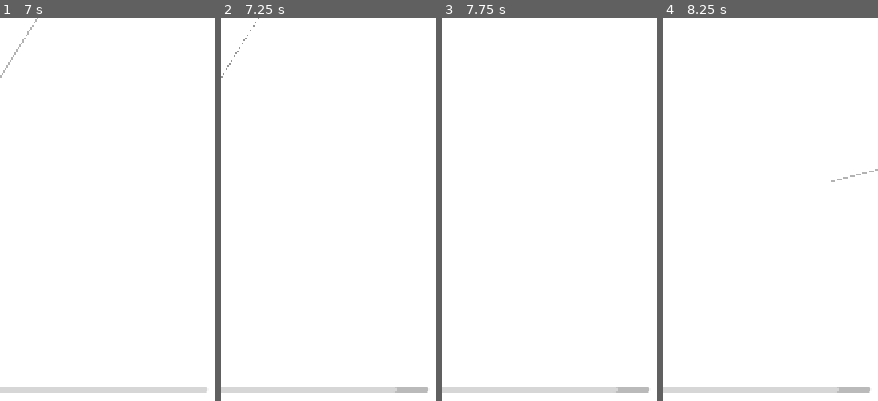
Above: before the commit, frames 1-4 (left to right).
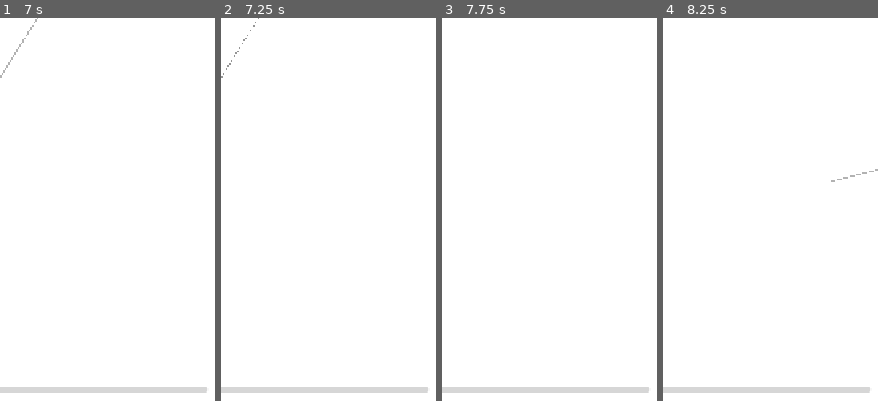
Above: after the commit, the same moments.

Repository: christian759/cutline
Game: Godot game, scene res://scenes/home_screen.tscn
Two runs of this game, one before a commit and one after it. Both use one fixed random seed, a clock stepped at 60 frames per second and the inputs below.
Inputs (mouse positions are % of the whole screen's width and height, from its top left):
- Up to frame 1 (7 s): click "PLAY" at 0.5 s; move the mouse to (42, 71) at 1.27 s; click (42, 71) at 1.42 s; drag from (79, 66) to (42, 71) at 2.02 s; move the mouse to (16, 35) at 2.77 s; click (16, 35) at 2.92 s; drag from (53, 50) to (16, 35) at 3.52 s; move the mouse to (32, 24) at 4.27 s; click (32, 24) at 4.42 s; drag from (71, 45) to (32, 24) at 5.02 s; move the mouse to (27, 55) at 5.77 s; click (27, 55) at 5.92 s; drag from (58, 27) to (27, 55) at 6.52 s
- Up to frame 2 (7.25 s): no input
- Up to frame 3 (7.75 s): move the mouse to (42, 71) at 7.27 s; click (42, 71) at 7.42 s
- Up to frame 4 (8.25 s): drag from (79, 66) to (42, 71) at 8.02 s
The pictures show only the part of the screen within x 28-78%, y 46-96%; the shares and areas given below are measured in that part.

Frame 1 is identical in both runs. In frame 2, 0.2% of the frame differs, in the area x 80-97%, y 96-98%; in frame 3, 0.2%; in frame 4, 0.2%.

Commit message:
feat: Implement core polygon cutting game mechanics, including geometry utilities, ball physics, and level progression.

Diff:
--- /dev/null
+++ b/scripts/ball.gd
@@ -0,0 +1,40 @@
+extends Node2D
+
+var velocity := Vector2.ZERO
+var radius := 10.0
+var color := Color.BLACK
+
+# Reference to the polygon it must stay inside
+var parent_polygon: PackedVector2Array
+
+func setup(poly: PackedVector2Array, vel: Vector2, r: float):
+	parent_polygon = poly
+	velocity = vel
+	radius = r
+	queue_redraw()
+
+func _draw():
+	draw_circle(Vector2.ZERO, radius, color)
+	# Add a subtle glow/pulse as requested
+	draw_circle(Vector2.ZERO, radius + 2, Color(color.r, color.g, color.b, 0.3))
+
+func _process(delta):
+	var next_pos = position + velocity * delta
+
+	# Simple bounce logic: if next position is outside, reverse velocity
+	# In a real game, you'd want proper collision response, but for "inside a polygon"
+	# we can check if the point is still inside.
+	if not GeometryUtils.is_point_in_polygon(next_pos, parent_polygon):
+		# Find the approximate normal of the edge we hit (simplified)
+		# Or just reverse direction for now as a "chaotic" movement
+		velocity = - velocity.rotated(randf_range(-0.5, 0.5))
+	else:
+		position = next_pos
+
+func update_polygon(poly: PackedVector2Array):
+	parent_polygon = poly
+	# If we somehow end up outside after a cut, snap to center or nearest point
+	if not GeometryUtils.is_point_in_polygon(position, parent_polygon):
+		# Fallback: move toward the centroid of the polygon
+		# Simplified: just reverse and move back
+		velocity = - velocity
--- a/scripts/game.gd
+++ b/scripts/game.gd
@@ -1,8 +1,9 @@
 extends Node2D
 
-const GeometryUtils = preload("res://scripts/geometry_utils.gd")
+# No need for explicit preload if class_name is used
 
 @export var shape_scene: PackedScene
+@export var ball_scene: PackedScene
 @onready var shape_container = $ShapeContainer
 @onready var cut_line_visual = $CanvasLayer/CutLineVisual
 @onready var progress_bar = $CanvasLayer/HUD/ProgressBar
@@ -58,6 +59,14 @@
 
 	update_hud()
 	level_label.text = "LEVEL " + str(current_level)
+	level_label.modulate = Color.WHITE
+
+	# Spawn Balls (§4 & §7)
+	if current_level >= 6:
+		var ball_count = 1 + int((current_level - 1) / 5.0)
+		for i in range(ball_count):
+			var ball_vel = Vector2(randf_range(-1, 1), randf_range(-1, 1)).normalized() * (80.0 + current_level * 10)
+			current_shape.add_ball(ball_scene, ball_vel, 12.0)
 
 func generate_random_polygon(sides: int, radius: float) -> PackedVector2Array:
 	var points = PackedVector2Array()
@@ -71,30 +80,34 @@
 func _input(event):
 	if game_over: return
 
-	if event is InputEventMouseButton:
-		if event.button_index == MOUSE_BUTTON_LEFT:
-			if event.pressed:
-				is_dragging = true
-				drag_start = event.position
-				cut_line_visual.points = PackedVector2Array([drag_start, drag_start])
-				cut_line_visual.visible = true
-			else:
-				if is_dragging:
-					is_dragging = false
-					cut_line_visual.visible = false
-					perform_cut(drag_start, event.position)
-
-	elif event is InputEventMouseMotion and is_dragging:
+	# Mobile-Compatible Slicing (§2)
+	if event is InputEventScreenTouch or (event is InputEventMouseButton and event.button_index == MOUSE_BUTTON_LEFT):
+		if event.pressed:
+			is_dragging = true
+			drag_start = event.position
+			cut_line_visual.points = PackedVector2Array([drag_start, drag_start])
+			cut_line_visual.visible = true
+		else:
+			if is_dragging:
+				is_dragging = false
+				cut_line_visual.visible = false
+				perform_cut(drag_start, event.position)
+
+	elif (event is InputEventScreenDrag or event is InputEventMouseMotion) and is_dragging:
 		cut_line_visual.points = PackedVector2Array([drag_start, event.position])
 
 func perform_cut(start: Vector2, end: Vector2):
-	if start.distance_to(end) < 40: return
-
-	if current_shape and current_shape.apply_slice(start, end):
+	if start.distance_to(end) < 60: return # Minimum swipe length (§2)
+
+	var result = current_shape.apply_slice(start, end)
+
+	if result == current_shape.CutResult.SUCCESS:
 		spawn_cut_fx(start, end)
 		check_progress()
+	elif result == current_shape.CutResult.HIT_BALL:
+		fail_game("HIT BALL!")
 	else:
-		shake_screen(5.0) # Feedback for missing the shape
+		shake_screen(5.0)
 
 func check_progress():
 	var current_area = current_shape.get_area()
@@ -111,17 +124,37 @@
 	var current_area = current_shape.get_area()
 	var current_ratio = current_area / initial_area
 
-	# Current Progress
-	var tween = create_tween()
-	tween.tween_property(progress_bar, "value", current_ratio * 100.0, 0.2).set_trans(Tween.TRANS_CUBIC)
+	# HUD visual intensity (§1)
+	var diff = abs(current_ratio - target_ratio)
+	if diff < 0.05:
+		progress_bar.modulate = Color.ORANGE
+	elif diff < 0.02:
+		progress_bar.modulate = Color.RED
+	else:
+		progress_bar.modulate = Color.WHITE
 
 	# Target Marker position on bar
 	target_marker.anchor_left = target_ratio
 	target_marker.anchor_right = target_ratio
 
+func calculate_stars(precision: float) -> int:
+	if precision <= 0.03: return 3
+	if precision <= 0.07: return 2
+	return 1
+
 func complete_level():
 	game_over = true
-	current_score += current_level * 100
+	var current_area = current_shape.get_area()
+	var current_ratio = current_area / initial_area
+	var precision = abs(current_ratio - target_ratio)
+	var stars = calculate_stars(precision)
+
+	var star_text = ""
+	for i in range(stars): star_text += "⭐"
+	level_label.text = star_text
+	level_label.modulate = Color.YELLOW
+
+	current_score += stars * current_level * 100
 	score_label.text = str(current_score)
 
 	# Success flash
@@ -135,7 +168,7 @@
 	tween.finished.connect(flash.queue_free)
 
 	current_level += 1
-	await get_tree().create_timer(0.5).timeout
+	await get_tree().create_timer(1.0).timeout
 	start_level()
 
 func fail_game(reason: String):
--- a/scripts/game_shape.gd
+++ b/scripts/game_shape.gd
@@ -1,6 +1,6 @@
 extends Node2D
 
-const GeometryUtils = preload("res://scripts/geometry_utils.gd")
+# No need for explicit preload if class_name is used
 
 var velocity := Vector2.ZERO
 var rotation_speed := 0.0
@@ -10,6 +10,9 @@
 @onready var line_2d: Line2D = $Line2D
 
 var current_polygon: PackedVector2Array
+var balls: Array[Node2D] = []
+
+enum CutResult {SUCCESS, MISS, HIT_BALL}
 
 func setup(poly: PackedVector2Array, vel: Vector2, rot: float):
 	current_polygon = poly
@@ -37,15 +40,19 @@
 	if position.y < -100: position.y = screen_size.y + 100
 	elif position.y > screen_size.y + 100: position.y = -100
 
-func apply_slice(line_start: Vector2, line_end: Vector2) -> bool:
-	# Convert world line to local coordinates
+func apply_slice(line_start: Vector2, line_end: Vector2) -> CutResult:
 	var local_start = to_local(line_start)
 	var local_end = to_local(line_end)
+
+	# Check for ball collisions first (§5 & §6)
+	for ball in balls:
+		if GeometryUtils.segment_intersects_circle(local_start, local_end, ball.position, ball.radius):
+			return CutResult.HIT_BALL
 
 	var fragments = GeometryUtils.slice_polygon(current_polygon, local_start, local_end)
 
 	if fragments.size() < 2:
-		return false # No cut happened
+		return CutResult.MISS # No cut happened
 
 	# Find the largest fragment
 	var largest_frag = fragments[0]
@@ -58,5 +65,26 @@
 			largest_frag = fragments[i]
 
 	current_polygon = largest_frag
+
+	# Update all balls with the new boundary (§4)
+	for ball in balls:
+		ball.update_polygon(current_polygon)
+
 	update_visuals()
-	return true
+	return CutResult.SUCCESS
+
+func add_ball(ball_scene: PackedScene, vel: Vector2, radius: float):
+	var ball = ball_scene.instantiate()
+	add_child(ball)
+	ball.setup(current_polygon, vel, radius)
+	# Start at a random point inside
+	ball.position = get_random_point_in_polygon()
+	balls.append(ball)
+
+func get_random_point_in_polygon() -> Vector2:
+	# Use the centroid of the polygon for a safe starting point
+	var center = Vector2.ZERO
+	if current_polygon.is_empty(): return center
+	for p in current_polygon:
+		center += p
+	return center / current_polygon.size()
--- a/scripts/geometry_utils.gd
+++ b/scripts/geometry_utils.gd
@@ -53,3 +53,31 @@
 		area += p1.x * p2.y - p2.x * p1.y
 
 	return abs(area) * 0.5
+
+## Returns true if a segment between 'p1' and 'p2' intersects a circle at 'center' with 'radius'.
+static func segment_intersects_circle(p1: Vector2, p2: Vector2, center: Vector2, radius: float) -> bool:
+	var d = p2 - p1
+	var f = p1 - center
+
+	var a = d.dot(d)
+	var b = 2.0 * f.dot(d)
+	var c = f.dot(f) - radius * radius
+
+	var discriminant = b * b - 4.0 * a * c
+	if discriminant < 0:
+		return false
+
+	discriminant = sqrt(discriminant)
+	var t1 = (-b - discriminant) / (2.0 * a)
+	var t2 = (-b + discriminant) / (2.0 * a)
+
+	if t1 >= 0 and t1 <= 1:
+		return true
+	if t2 >= 0 and t2 <= 1:
+		return true
+
+	return false
+
+## Returns true if a point is inside a polygon.
+static func is_point_in_polygon(point: Vector2, polygon: PackedVector2Array) -> bool:
+	return Geometry2D.is_point_in_polygon(point, polygon)
